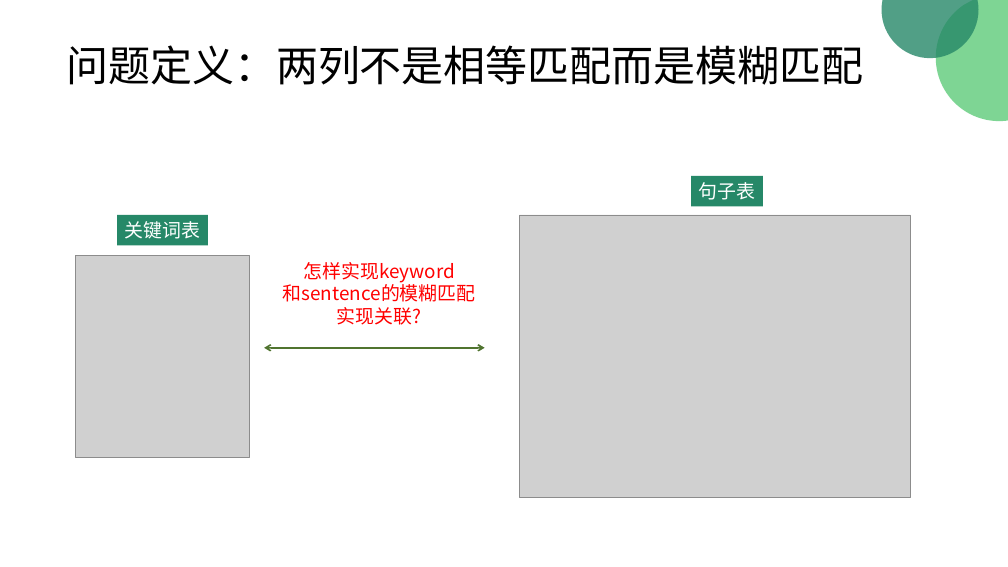
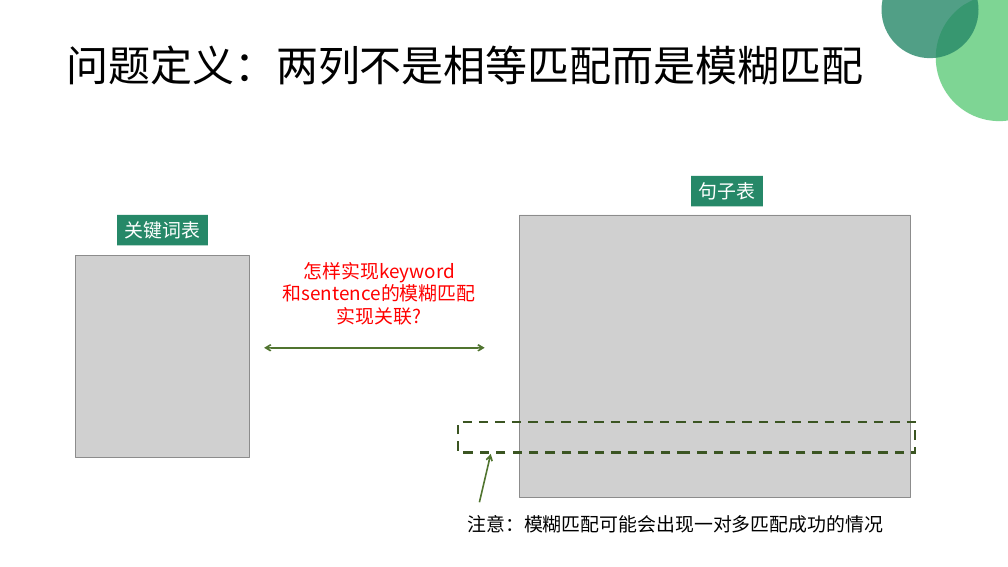
Before and after one commit to peiss/ant-learn-pandas, a slide deck: slide 73 of Python使用Pandas入门数据分析.pptx. Drawn at 1008x567 pixels with LibreOffice and Linux fonts; fonts in the diff are those of the drawing; grey boxes stand for pictures. Boxes give left, top, right and bottom in pixels: in the first picture for what was removed or moved away, otherwise in the second. Text is boxed around its words. In the diff, an @@ line names an element or a change of style, - is before the commit and + after.

```diff
--- a/Python使用Pandas入门数据分析.pptx
+++ b/Python使用Pandas入门数据分析.pptx
@@ rectangle added at bbox=[458, 422, 915, 452], outline #3B5623 2.25 pt dashed @@
@@ arrow added from (479, 502) to (491, 454), #50742F 1.5 pt @@
@@ text added at bbox=[467, 515, 883, 533], 18 pt, text #000000 @@
+注意：模糊匹配可能会出现一对多匹配成功的情况
```
Also in this commit, not shown: 1 other slide changed, 1 other file.
